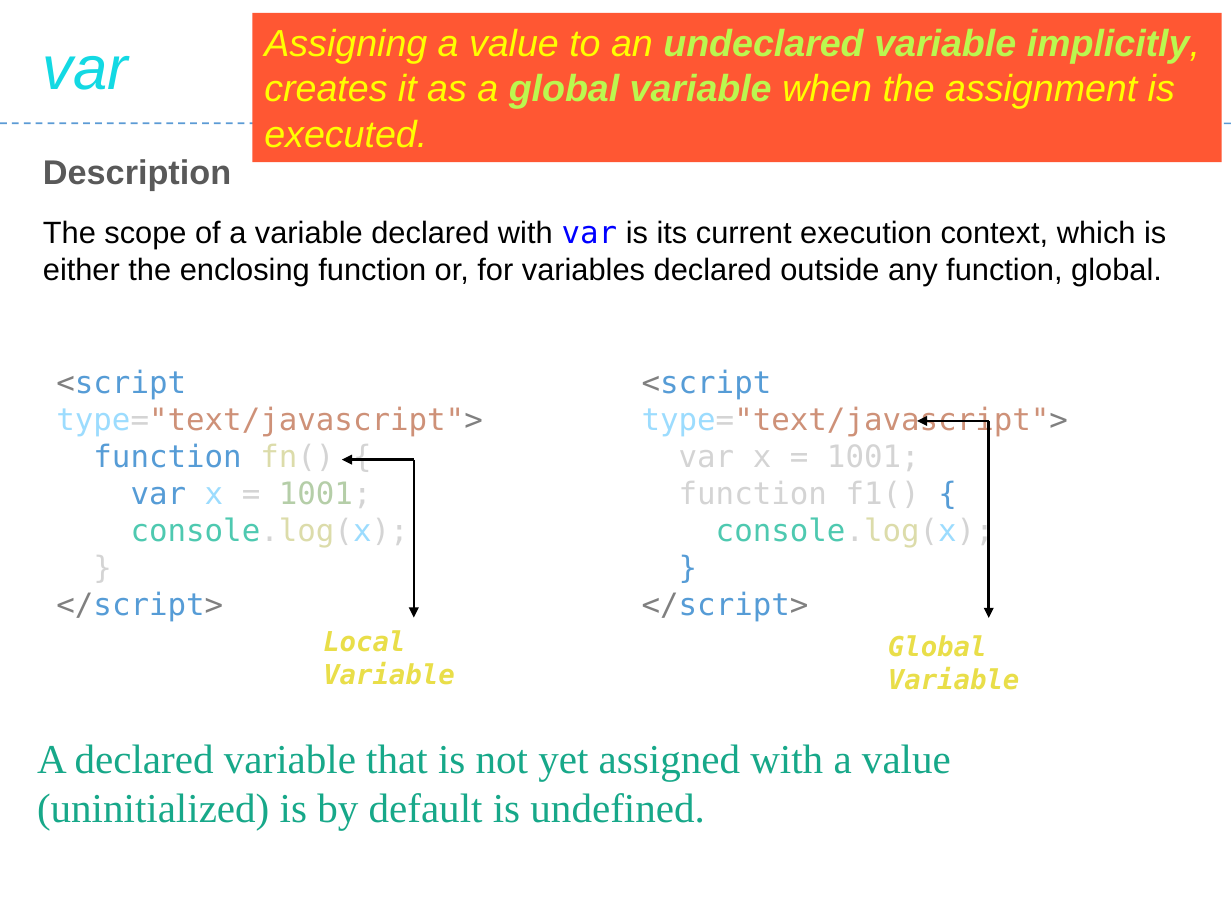
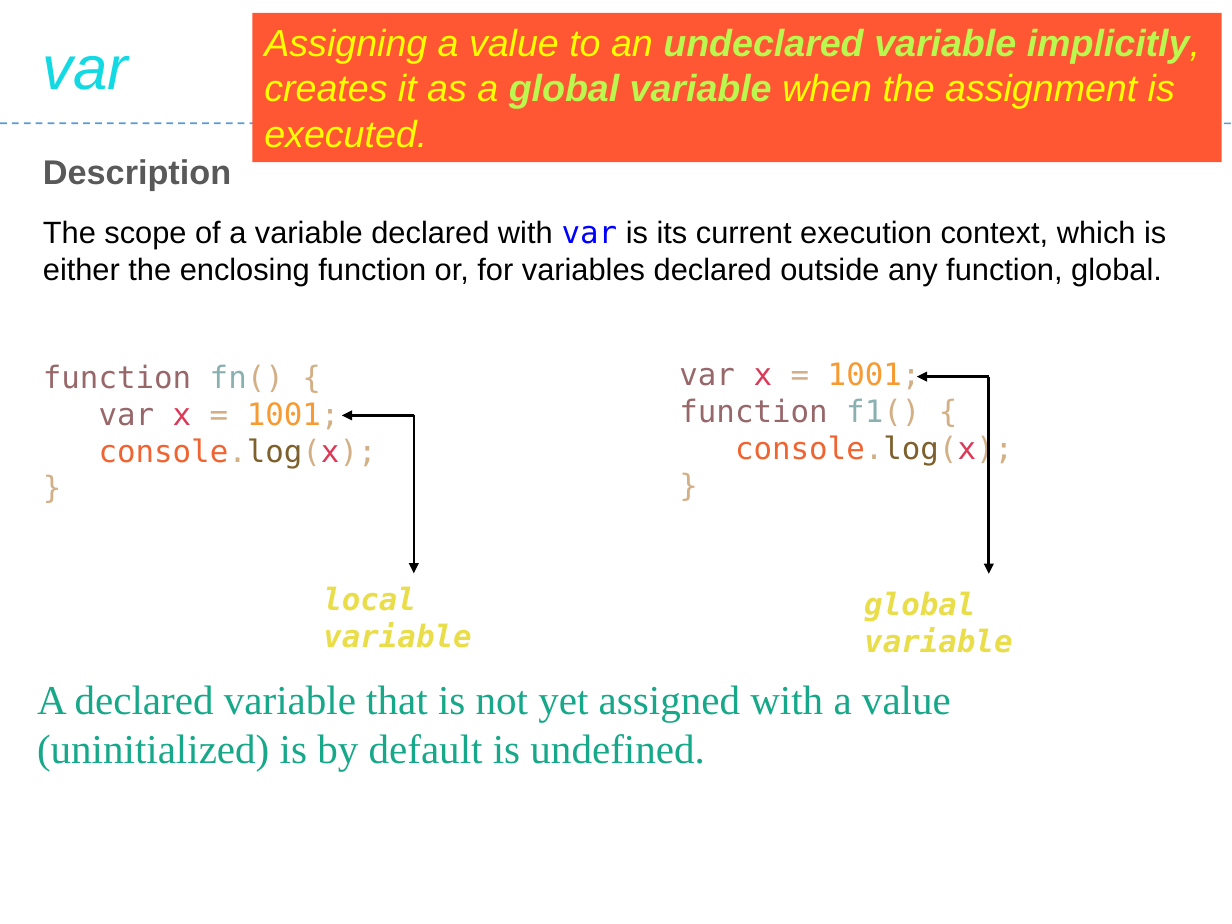
Before and after one commit to Saleel-Bagde/PPT-s, a slide deck: slide 34 of JavaScript.pptx (slide 33 before the commit). Drawn at 1232x924 pixels with LibreOffice and Linux fonts; fonts in the diff are those of the drawing. Boxes give left, top, right and bottom in pixels: in the first picture for what was removed or moved away, otherwise in the second. Text is boxed around its words. In the diff, an @@ line names an element or a change of style, - is before the commit and + after.

```diff
--- a/JavaScript.pptx
+++ b/JavaScript.pptx
@@ text at (43,364,377,468): paragraph removed @@
-</script>
@@ text "function fn() {": place and size @@
-text "function fn() {" at (56,369,482,548)
+text "function fn() {" at (43,364,377,468)
@@ text "function fn() {" at (43,364,377,468): text colour #569CD6 to #98676A in "function", "var"; text colour #DCDCAA to #8AB1B0 in "fn()"; text colour #D4D4D4 to #D3AF86 in "fn() {", "= 1001;", "console.log(x);", "}"; text colour #9CDCFE to #DC3958 in "x", "console.log(x);"; text colour #B5CEA8 to #F79A32 in "1001;"; text colour #4EC9B0 to #F06431, text colour #DCDCAA to #7E602C in "console.log(x);" @@
@@ text at (679,362,1013,466): paragraph removed @@
-</script>
@@ text "var x = 1001;": place and size @@
-text "var x = 1001;" at (642,369,1068,548)
+text "var x = 1001;" at (679,362,1013,466)
@@ text "var x = 1001;" at (679,362,1013,466): text colour #D4D4D4 to #98676A in "var", "function"; text colour #D4D4D4 to #DC3958 in "x"; text colour #D4D4D4 to #D3AF86 in "= 1001;", "f1()", "console.log(x);"; text colour #D4D4D4 to #F79A32 in "1001;"; text colour #D4D4D4 to #8AB1B0 in "f1()"; text colour #569CD6 to #D3AF86 in "{", "}"; text colour #4EC9B0 to #F06431, text colour #DCDCAA to #7E602C, text colour #9CDCFE to #DC3958 in "console.log(x);" @@
@@ text at (56,369,482,437): paragraph removed @@
-<script type="text/javascript">
@@ text at (642,369,1068,437): paragraph removed @@
-<script type="text/javascript">
@@ 4 arrows: place and size @@
-4 arrows at (342,421,989,618)
+4 arrows at (342,377,989,574)
@@ text at (323,586,471,648): text changed; size 16 to 18 pt @@
-Local Variable
+local variable
@@ text at (864,591,1012,653): text changed; size 16 to 18 pt @@
-Global Variable
+global variable
@@ text "A declared variable that is ...": place and size @@
-text "A declared variable that is ..." at (37,744,951,830)
+text "A declared variable that is ..." at (37,685,951,771)
```
Also in this commit, not shown: 14 other slides changed, 1 slide added.
